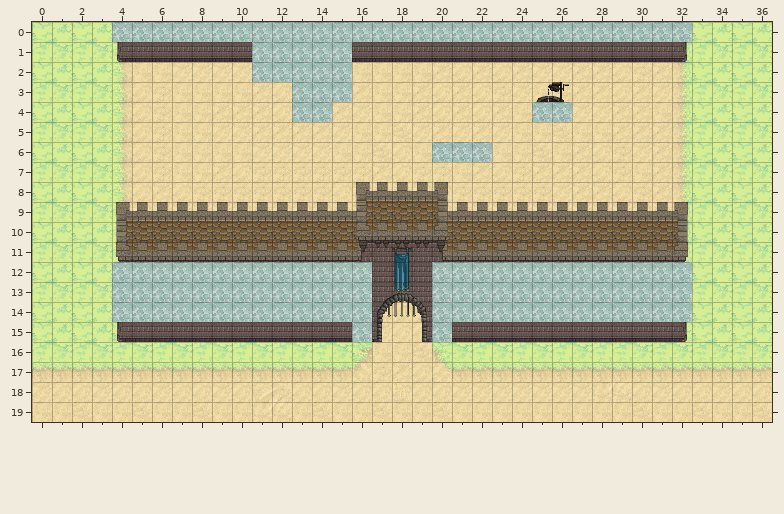
One commit to this Tiled map: assets/Map/NewestMap.tmx. Above: the version before the commit.
Cells are 32x32 px. Shown: x 0..36, y 0..19.
And afterwards:
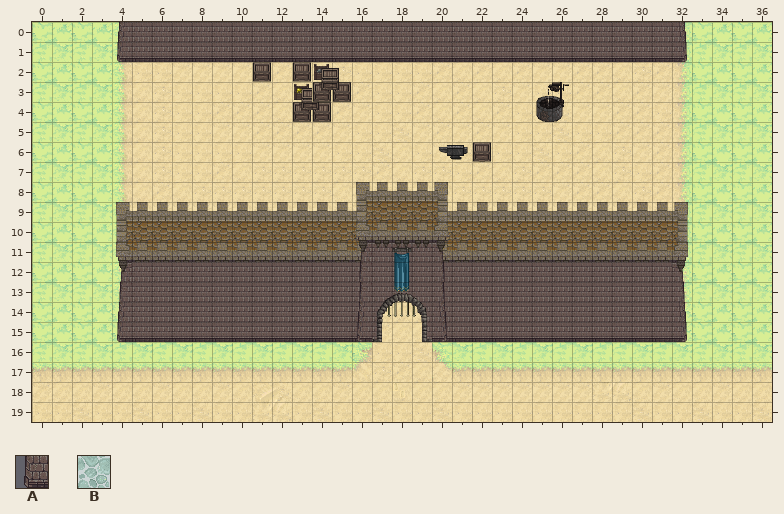
Key: from "Castle2": A 102; from "ground_tiles": B 211.
_ is an empty cell.
Tiles replaced or removed in this view: A, B.
The edit:
Changed rows in their new state; . is an unchanged cell.
Layer "Clipped" (now hidden):
first column x 4:
 0 _____________________________
 1 ......._____.................
 2 ......._____.................
 3 .........___.................
 4 .........__..........__......
 6 ................___..........
first column x 4:
12 _____________..._____________
13 _____________..._____________
14 _____________..._____________
15 _..........._..._............
